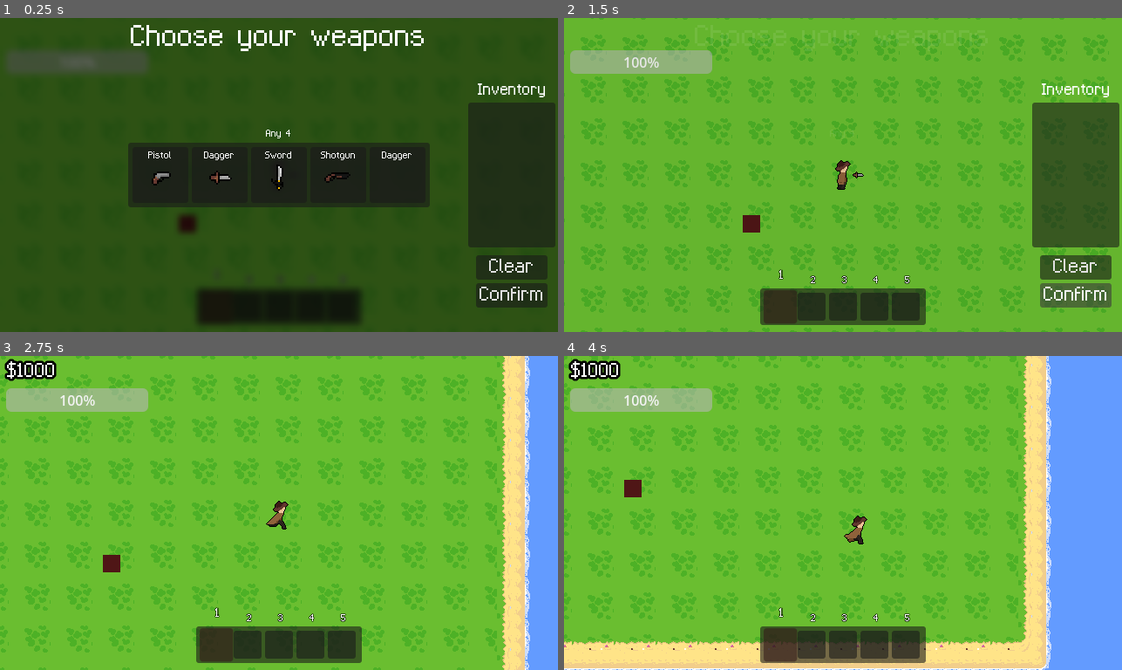
Above: before the commit, frames 1-4 (two rows, left to right).
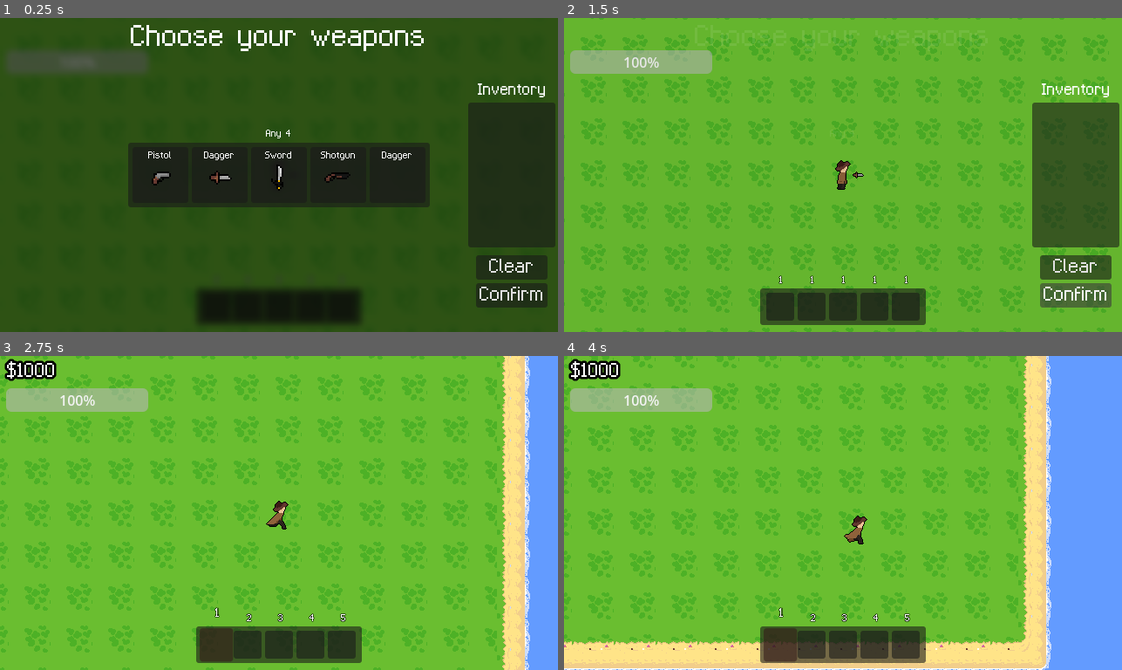
Above: after the commit, the same moments.

Repository: npkup/Wildjam-93
Game: Godot game, scene res://scenes/main.tscn
Same seed, same stepped clock (60 frames per second), same inputs: the game is played once before the commit and once after it.
Inputs (mouse positions are in pixels of both pictures, inside the frame that each line leads up to):
- Up to frame 1 (0.25 s): no input
- Up to frame 2 (1.5 s): click "Confirm" at 0.5 s; click "Confirm" at 1.25 s
- Up to frame 3 (2.75 s): move the mouse to (401, 497) at 2.02 s; press the mouse at (401, 497) at 2.03 s; hold D (right) from 2.03 s (still down)
- Up to frame 4 (4 s): move the mouse to (731, 528) at 2.77 s; release D (right) at 2.78 s; release the mouse at (731, 528) at 2.78 s; hold S (down) 2.78-3.53 s; click (731, 528) at 2.85 s; move the mouse to (898, 443) at 3.52 s; press the mouse at (898, 443) at 3.53 s; hold D (right) from 3.53 s (still down)

The runs differ from the first frame. In frame 1, 0.2% of the frame differs, in the area x 31-36%, y 62-69%; in frame 2, 0.5%, in the area x 32-63%, y 49-98%; in frame 3, 0.2%; in frame 4, 0.2%.

Commit message:
Why are my enemies not working

Diff:
--- a/project.godot
+++ b/project.godot
@@ -27,7 +27,6 @@
 
 window/size/viewport_width=640
 window/size/viewport_height=360
-window/size/mode=3
 window/stretch/mode="canvas_items"
 
 [input]
--- /dev/null
+++ b/scenes/alertparticles.tscn
@@ -0,0 +1,23 @@
+[gd_scene format=3 uid="uid://bbcetvuwcwhr"]
+
+[ext_resource type="Texture2D" uid="uid://ch2g1y5t0ld7q" path="res://assets/sprites/particles/alert.png" id="1_70mee"]
+
+[sub_resource type="CanvasItemMaterial" id="CanvasItemMaterial_dgahm"]
+particles_animation = true
+particles_anim_h_frames = 16
+particles_anim_v_frames = 1
+particles_anim_loop = false
+
+[sub_resource type="ParticleProcessMaterial" id="ParticleProcessMaterial_lxgso"]
+particle_flag_disable_z = true
+gravity = Vector3(0, 0, 0)
+anim_speed_min = 1.0
+anim_speed_max = 1.0
+
+[node name="alertparticle" type="GPUParticles2D" unique_id=830079781]
+material = SubResource("CanvasItemMaterial_dgahm")
+emitting = false
+amount = 1
+texture = ExtResource("1_70mee")
+one_shot = true
+process_material = SubResource("ParticleProcessMaterial_lxgso")
--- /dev/null
+++ b/scenes/basic_charge_enemy.tscn
@@ -0,0 +1,48 @@
+[gd_scene format=3 uid="uid://cby80ld3kt4qv"]
+
+[ext_resource type="Script" uid="uid://cayx7l3ef8ljf" path="res://scripts/basic_move_enemy.gd" id="1_k4wpx"]
+[ext_resource type="PackedScene" uid="uid://bbcetvuwcwhr" path="res://scenes/alertparticles.tscn" id="2_5ir21"]
+
+[sub_resource type="RectangleShape2D" id="RectangleShape2D_5ir21"]
+
+[sub_resource type="RectangleShape2D" id="RectangleShape2D_dgahm"]
+size = Vector2(24, 24)
+
+[sub_resource type="CircleShape2D" id="CircleShape2D_k4wpx"]
+radius = 166.0
+
+[node name="Enemy" type="CharacterBody2D" unique_id=137243453 node_paths=PackedStringArray("damage_box_area2D", "hitbox_shape", "animated_sprite")]
+collision_layer = 4
+collision_mask = 4
+script = ExtResource("1_k4wpx")
+damage_box_area2D = NodePath("Area2D")
+hitbox_shape = NodePath("CollisionShape2D")
+animated_sprite = NodePath("AnimatedSprite2D")
+metadata/_custom_type_script = "uid://cmx0f13pd6gf8"
+
+[node name="CollisionShape2D" type="CollisionShape2D" parent="." unique_id=381275468]
+shape = SubResource("RectangleShape2D_5ir21")
+
+[node name="Area2D" type="Area2D" parent="." unique_id=914292646]
+collision_layer = 7
+collision_mask = 7
+
+[node name="CollisionShape2D" type="CollisionShape2D" parent="Area2D" unique_id=541728620]
+shape = SubResource("RectangleShape2D_dgahm")
+debug_color = Color(0.9599156, 0, 0.52166337, 0.41960785)
+
+[node name="AnimatedSprite2D" type="AnimatedSprite2D" parent="." unique_id=136468874]
+
+[node name="Detection_range" type="Area2D" parent="." unique_id=1099335934]
+
+[node name="CollisionShape2D" type="CollisionShape2D" parent="Detection_range" unique_id=1082721411]
+shape = SubResource("CircleShape2D_k4wpx")
+
+[node name="idle_direction_changing_timer" type="Timer" parent="." unique_id=1030635416]
+
+[node name="alertparticle" parent="." unique_id=830079781 instance=ExtResource("2_5ir21")]
+position = Vector2(0, -15)
+local_coords = true
+
+[connection signal="body_entered" from="Detection_range" to="." method="_on_detection_range_body_entered"]
+[connection signal="timeout" from="idle_direction_changing_timer" to="." method="_on_idle_direction_changing_timer_timeout"]
--- a/scenes/enemybasic.tscn
+++ b/scenes/enemybasic.tscn
@@ -6,8 +6,3 @@
 collision_layer = 4
 collision_mask = 4
 script = ExtResource("1_mtegv")
-
-[node name="Polygon2D" type="Polygon2D" parent="." unique_id=1512732202]
-position = Vector2(-4, 0)
-color = Color(0.31, 0.08990001, 0.08990001, 1)
-polygon = PackedVector2Array(-6, -10, 14, -10, 14, 10, -6, 10)
--- a/scenes/main.tscn
+++ b/scenes/main.tscn
@@ -14,7 +14,9 @@
 [ext_resource type="Texture2D" uid="uid://br3ywp8u0qnjj" path="res://assets/sprites/items/sword/sword.png" id="11_ya4ey"]
 [ext_resource type="Texture2D" uid="uid://ddj8ydl7752sm" path="res://assets/sprites/items/shotgun/SHORTGUN.png" id="12_eb6dy"]
 [ext_resource type="PackedScene" uid="uid://mvvf0w1c8yxw" path="res://scenes/ship.tscn" id="13_trceg"]
-[ext_resource type="PackedScene" uid="uid://cgen5ie661h06" path="res://scenes/enemybasic.tscn" id="14_a8y0u"]
+[ext_resource type="Script" uid="uid://d16nr5pkevxbd" path="res://scripts/wave_individual.gd" id="15_jkv2x"]
+[ext_resource type="Script" uid="uid://boey8mu0r4f6h" path="res://scripts/enemy_cluster_details.gd" id="16_muem4"]
+[ext_resource type="PackedScene" uid="uid://cby80ld3kt4qv" path="res://scenes/basic_charge_enemy.tscn" id="17_dp3eg"]
 
 [sub_resource type="TileSetAtlasSource" id="TileSetAtlasSource_jbj1t"]
 texture = ExtResource("3_jkv2x")
@@ -507,13 +509,17 @@
 &"finish": SubResource("Animation_choun")
 }
 
-[sub_resource type="RectangleShape2D" id="RectangleShape2D_jkv2x"]
-size = Vector2(24, 24)
-
-[sub_resource type="RectangleShape2D" id="RectangleShape2D_jbj1t"]
+[sub_resource type="Resource" id="Resource_0ld40"]
+script = ExtResource("16_muem4")
+count = 3
+position = Vector2(123, 123)
+duration = 1.0
+metadata/_custom_type_script = "uid://boey8mu0r4f6h"
 
 [node name="Root" type="Node2D" unique_id=41528828]
 script = ExtResource("1_0wfyh")
+
+[node name="Enemy" parent="." unique_id=137243453 instance=ExtResource("17_dp3eg")]
 
 [node name="Parallax2D" type="Parallax2D" parent="." unique_id=996403099]
 z_index = -2
@@ -569,6 +575,7 @@
 step = 1.0
 
 [node name="Startingmenu" type="CanvasLayer" parent="." unique_id=1019860013]
+process_mode = 3
 
 [node name="Control" type="Control" parent="Startingmenu" unique_id=1692122880]
 visible = false
@@ -877,18 +884,12 @@
 horizontal_alignment = 1
 vertical_alignment = 1
 
-[node name="CharacterBody2D" parent="." unique_id=409557503 node_paths=PackedStringArray("damage_box_area2D", "hitbox_shape") instance=ExtResource("14_a8y0u")]
-position = Vector2(230, 242)
-damage_box_area2D = NodePath("Area2D")
-hitbox_shape = NodePath("CollisionShape2D")
-
-[node name="Area2D" type="Area2D" parent="CharacterBody2D" unique_id=929522091]
-
-[node name="CollisionShape2D" type="CollisionShape2D" parent="CharacterBody2D/Area2D" unique_id=1842524540]
-shape = SubResource("RectangleShape2D_jkv2x")
-
-[node name="CollisionShape2D" type="CollisionShape2D" parent="CharacterBody2D" unique_id=634842929]
-shape = SubResource("RectangleShape2D_jbj1t")
+[node name="WaveIndividual" type="Node2D" parent="." unique_id=114225683]
+script = ExtResource("15_jkv2x")
+enemy_clusters = Dictionary[PackedScene, ExtResource("16_muem4")]({
+ExtResource("17_dp3eg"): SubResource("Resource_0ld40")
+})
+metadata/_custom_type_script = "uid://d16nr5pkevxbd"
 
 [connection signal="pressed" from="Startingmenu/Control/StarterWeapons/HBoxContainer/Pistol" to="Startingmenu/Control/StarterWeapons" method="_on_pistol_pressed"]
 [connection signal="pressed" from="Startingmenu/Control/StarterWeapons/HBoxContainer/Dagger" to="Startingmenu/Control/StarterWeapons" method="_on_dagger_pressed"]
--- a/scenes/player.tscn
+++ b/scenes/player.tscn
@@ -367,6 +367,21 @@
 "values": [Color(1, 1, 1, 1)]
 }
 
+[sub_resource type="Animation" id="Animation_f1ej7"]
+resource_name = "death"
+tracks/0/type = "value"
+tracks/0/imported = false
+tracks/0/enabled = true
+tracks/0/path = NodePath(".:modulate")
+tracks/0/interp = 1
+tracks/0/loop_wrap = true
+tracks/0/keys = {
+"times": PackedFloat32Array(0, 1),
+"transitions": PackedFloat32Array(1, 1),
+"update": 0,
+"values": [Color(1, 1, 1, 1), Color(1, 1, 1, 0)]
+}
+
 [sub_resource type="Animation" id="Animation_3v2ag"]
 resource_name = "player_heal"
 tracks/0/type = "value"
@@ -401,6 +416,7 @@
 [sub_resource type="AnimationLibrary" id="AnimationLibrary_f1ej7"]
 _data = {
 &"RESET": SubResource("Animation_d2wvv"),
+&"death": SubResource("Animation_f1ej7"),
 &"player_heal": SubResource("Animation_3v2ag"),
 &"player_hurt": SubResource("Animation_jej6c")
 }
--- /dev/null
+++ b/scenes/wave_individual.tscn
@@ -0,0 +1,6 @@
+[gd_scene format=3 uid="uid://cy5q508c6yex0"]
+
+[ext_resource type="Script" uid="uid://d16nr5pkevxbd" path="res://scripts/wave_individual.gd" id="1_tnkb3"]
+
+[node name="Node2D" type="Node2D" unique_id=1843104872]
+script = ExtResource("1_tnkb3")
--- /dev/null
+++ b/scripts/basic_move_enemy.gd
@@ -0,0 +1,32 @@
+extends Enemy
+
+@export var move_speed : int = 60
+@export var idle_move_speed : int = 30
+var idle_move_direction : float = deg_to_rad(randf_range(-360, 360))
+
+@onready var idle_direction_changing_timer: Timer = $idle_direction_changing_timer
+
+func _ready() -> void:
+	idle_direction_changing_timer.wait_time = randf_range(0.5, 1.5)
+	idle_direction_changing_timer.start()
+
+func _physics_process(delta: float) -> void:
+	if player:
+		var direction : Vector2 = global_position.direction_to(player.global_position)
+		global_position += direction * Vector2(delta * move_speed, delta * move_speed)
+	else:
+		global_position += Vector2(idle_move_speed * cos(idle_move_direction) * delta, idle_move_speed * sin(idle_move_direction) * delta)
+
+
+func _on_detection_range_body_entered(body: Node2D) -> void:
+	if body is Player:
+		player = body
+		if idle_direction_changing_timer:
+			$alertparticle.emitting = true
+			idle_direction_changing_timer.queue_free()
+
+
+func _on_idle_direction_changing_timer_timeout() -> void:
+	idle_move_direction = deg_to_rad(randf_range(-360, 360))
+	idle_direction_changing_timer.wait_time = randf_range(0.5, 1.5)
+	idle_direction_changing_timer.start()
--- a/scripts/enemy.gd
+++ b/scripts/enemy.gd
@@ -7,16 +7,24 @@
 @export var damage : int = 20
 @export var damage_box_area2D : Area2D
 @export var hitbox_shape : CollisionShape2D
+@export var animated_sprite : AnimatedSprite2D
+
+var player : Player
+var alive : bool = true
 
 var dmg_particle : PackedScene = preload("res://scenes/enemy_dmg_particles.tscn")
 
 func _ready() -> void:
 	damage_box_area2D.body_entered.connect(_on_body_entered)
 	hitbox_shape.reparent(self, true)
+	animated_sprite.reparent(self, true)
+	motion_mode = CharacterBody2D.MOTION_MODE_FLOATING
+	alive = health > 0
 
-func take_damage(damage : int, impact_direction_degrees : float = 0.0) -> void:
-	health -= damage
+func take_damage(damage_taken : int, impact_direction_degrees : float = 0.0) -> void:
+	health -= damage_taken
 	if health > 0:
+		alive = true
 		var particle : GPUParticles2D = dmg_particle.instantiate()
 		particle.global_rotation_degrees = impact_direction_degrees
 		particle.global_position = global_position + (Vector2(cos(deg_to_rad(impact_direction_degrees)) * knockback, sin(deg_to_rad(impact_direction_degrees)) * knockback)) / Vector2(2.2, 2.2)
@@ -29,7 +37,12 @@
 		var unflash_tween : Tween = create_tween()
 		unflash_tween.set_ease(Tween.EASE_IN_OUT)
 		unflash_tween.tween_property(self, "modulate", Color(1, 1, 1, 1), 0.2)
-	else:
+	elif alive:
+		alive = false
+		var scale_tween : Tween = create_tween()
+		scale_tween.set_ease(Tween.EASE_IN_OUT)
+		scale_tween.tween_property(self, "scale", Vector2(0, 0), 0.3)
+		await get_tree().create_timer(0.3).timeout
 		queue_free()
 
 func _physics_process(delta: float) -> void:
@@ -40,3 +53,7 @@
 func _on_body_entered(body : Node2D) -> void:
 	if body is Player:
 		body.health -= damage
+		player = body
+	if body is Enemy:
+		var push_dir : Vector2 = global_position.direction_to(body.global_position)
+		global_position -= push_dir * 30
--- /dev/null
+++ b/scripts/enemy_cluster_details.gd
@@ -0,0 +1,5 @@
+class_name EnemyClusterDetails extends Resource
+
+@export var count : int
+@export var position : Vector2
+@export var duration : float
--- a/scripts/player.gd
+++ b/scripts/player.gd
@@ -23,6 +23,16 @@
 			$playerdmg.play("player_heal")
 		else:
 			$playerdmg.play("player_hurt")
+
+		if value <= 0:
+			$playerdmg.play("death")
+			player_enabled = false
+			Engine.time_scale = 0.5
+			$AnimatedSprite2D.stop()
+			await $playerdmg.animation_finished
+			get_tree().reload_current_scene()
+			Engine.time_scale = 1
+
 		health = value
 		$"../UI/healthbar".value = health
 var max_health : int = 100
@@ -47,6 +57,8 @@
 		up_down_direction = Vector2(left_right_direction, up_down_direction).normalized().y
 		left_right_direction = Vector2(left_right_direction, up_down_direction).normalized().x
 
+		if Input.is_action_just_pressed("debug"):
+			$"../WaveIndividual".start_wave()
 
 		if Input.is_action_pressed("attack") and attack_cooldown_timer == 0:
 			$AnimationPlayer.play("RESET")
--- a/scripts/starter_weapons.gd
+++ b/scripts/starter_weapons.gd
@@ -5,6 +5,7 @@
 
 func _ready() -> void:
 	$"..".show()
+	get_tree().paused = true
 
 func _process(_delta: float) -> void:
 	#$"../VBoxContainer/Confirm".disabled = !weapons_chosen.size() >= max_choosable
@@ -28,7 +29,7 @@
 	$"../AnimationPlayer".play("finish")
 	await get_tree().create_timer(1).timeout
 	$"../../../player".player_enabled = true
-
+	get_tree().paused = false
 	for i in 5 - weapons_chosen.size():
 		weapons_chosen.append(Global.items.EMPTY)
 
--- /dev/null
+++ b/scripts/wave_individual.gd
@@ -0,0 +1,14 @@
+class_name WaveIndividual extends Node2D
+
+@export var enemy_clusters : Dictionary[PackedScene, EnemyClusterDetails]
+
+
+func start_wave() -> void:
+	for cluster in enemy_clusters:
+		var cluster_origin : Vector2 = enemy_clusters[cluster].position
+		for enemy in enemy_clusters[cluster].count:
+			var enemy_scene : Enemy = cluster.instantiate()
+			add_child(enemy_scene)
+			print("added an enemy!")
+			enemy_scene.position = cluster_origin + Vector2(randf_range(-1, 1), randf_range(-1, 1))
+		await get_tree().create_timer(enemy_clusters[cluster].duration).timeout
Binary file added: assets/sprites/particles/alert.png
Not shown, added: assets/sprites/particles/alert.png.import
Not shown, added: scripts/basic_move_enemy.gd.uid
Not shown, added: scripts/enemy_cluster_details.gd.uid
Not shown, added: scripts/wave_individual.gd.uid
